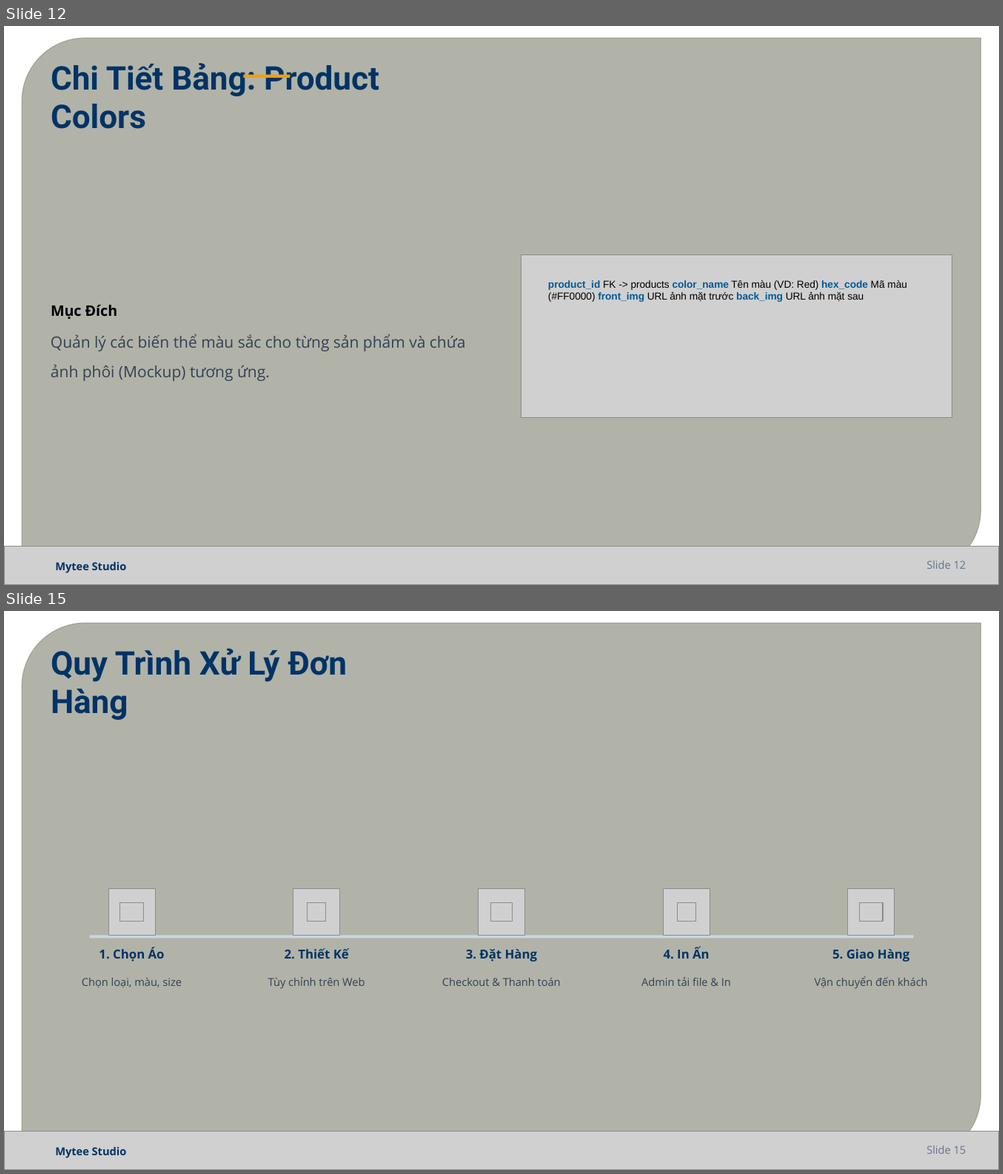
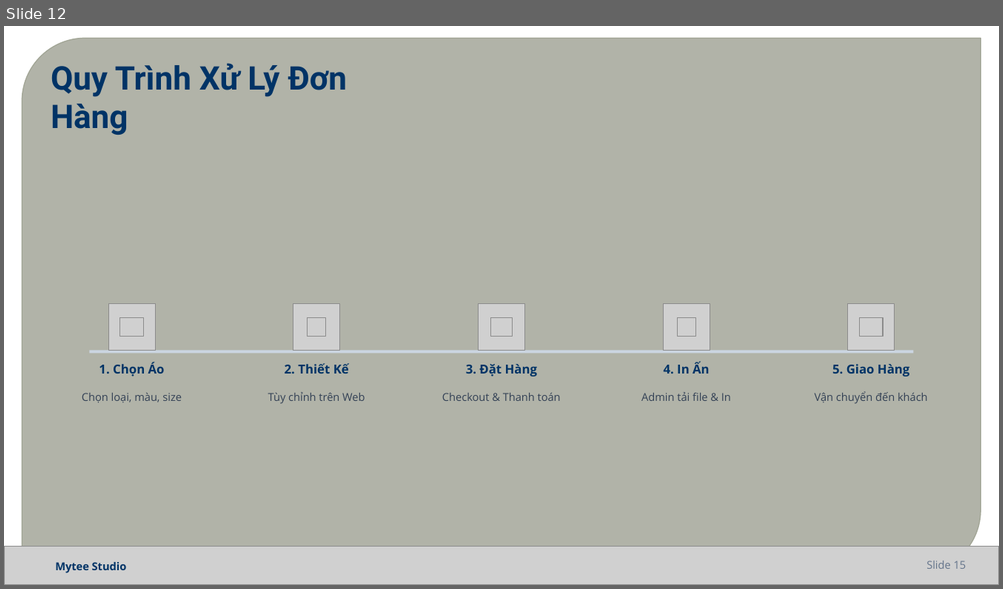
Before and after one commit to baongoc1710/cn-da22ttb-vobaongoc-shop-editor, a slide deck: Báo Cáo Đồ Án CN - Mytee Studio.pptx. Shown one above the other, each under a label of ours: slides 12 and 15 before the commit, slide 12 after it; the slides between them are not shown. The pictures are 1003x1174 and 1003x589 pixels, drawn with LibreOffice and Linux fonts; fonts in the diff are those of the drawing; grey boxes stand for pictures; background and template pictures are left out. Boxes give left, top, right and bottom in pixels: in the first picture for what was removed or moved away, otherwise in the second. Text is boxed around its words. In the diff, an @@ line names an element or a change of style, - is before the commit and + after.

```diff
--- a/Báo Cáo Đồ Án CN - Mytee Studio.pptx
+++ b/Báo Cáo Đồ Án CN - Mytee Studio.pptx
@@ slide 12 removed at (4, 26, 999, 585), background picture (left out); not listed: 1 template element that a slide beside it also shows @@
@@ text removed at (51, 63, 379, 129) @@
-Chi Tiết Bảng: Product Colors
@@ rectangle removed at (244, 75, 290, 78) @@
@@ picture removed at (521, 255, 952, 418) @@
@@ text removed at (548, 281, 907, 302) @@
-product_id FK -> products color_name Tên màu (VD: Red) hex_code Mã màu (#FF0000) front_img URL ảnh mặt trước back_img URL ảnh mặt sau
@@ text removed at (51, 305, 118, 319) @@
-Mục Đích
@@ text removed at (51, 335, 465, 381) @@
-Quản lý các biến thể màu sắc cho từng sản phẩm và chứa ảnh phôi (Mockup) tương ứng.
@@ picture removed at (4, 547, 999, 585) @@
@@ text removed at (55, 562, 127, 574) @@
-Mytee Studio
@@ text removed at (926, 561, 966, 569) @@
-Slide 12
@@ what was slide 15 is now slide 12 @@
```
Also in this commit, not shown: 8 slides changed, 4 slides added, 6 other slides removed, 11 other files.
